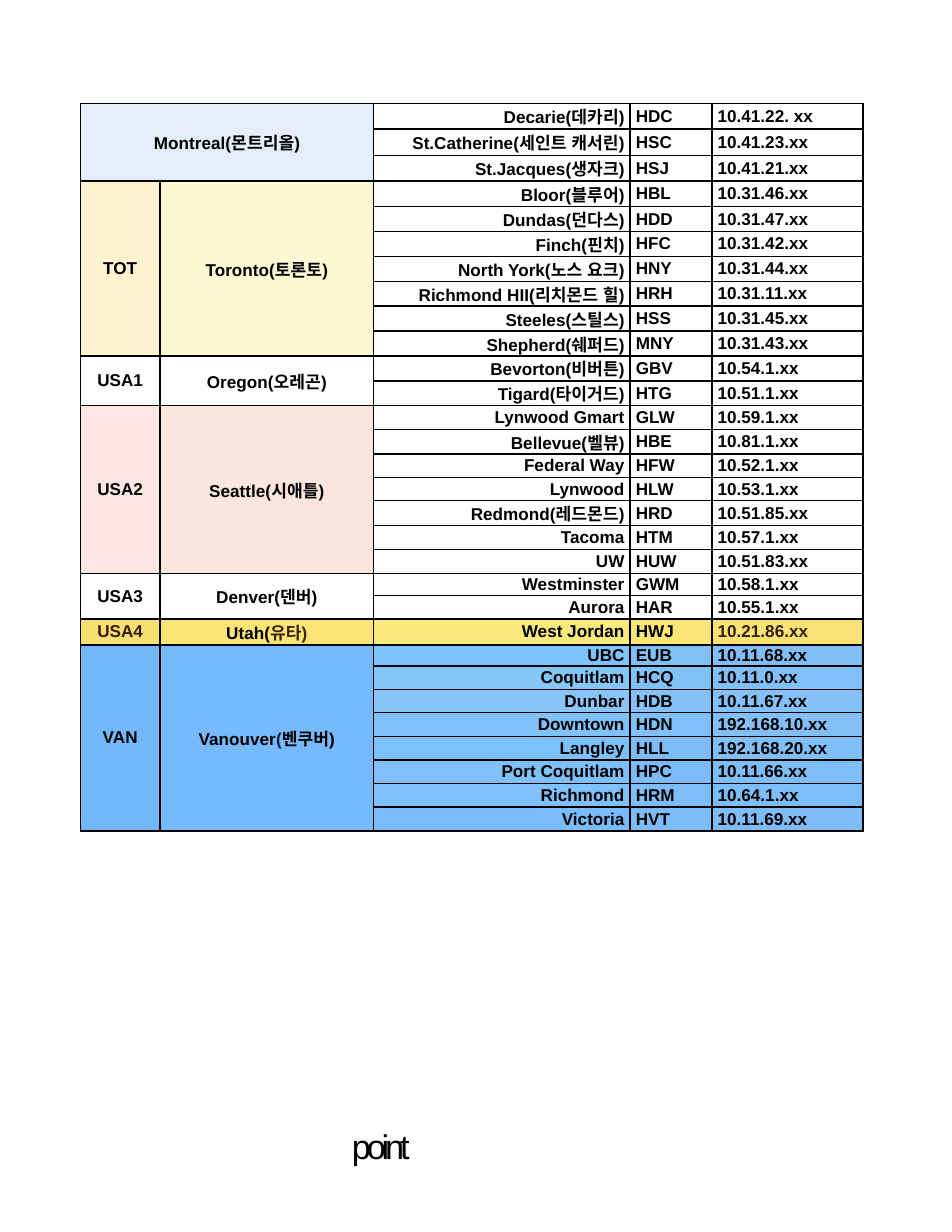
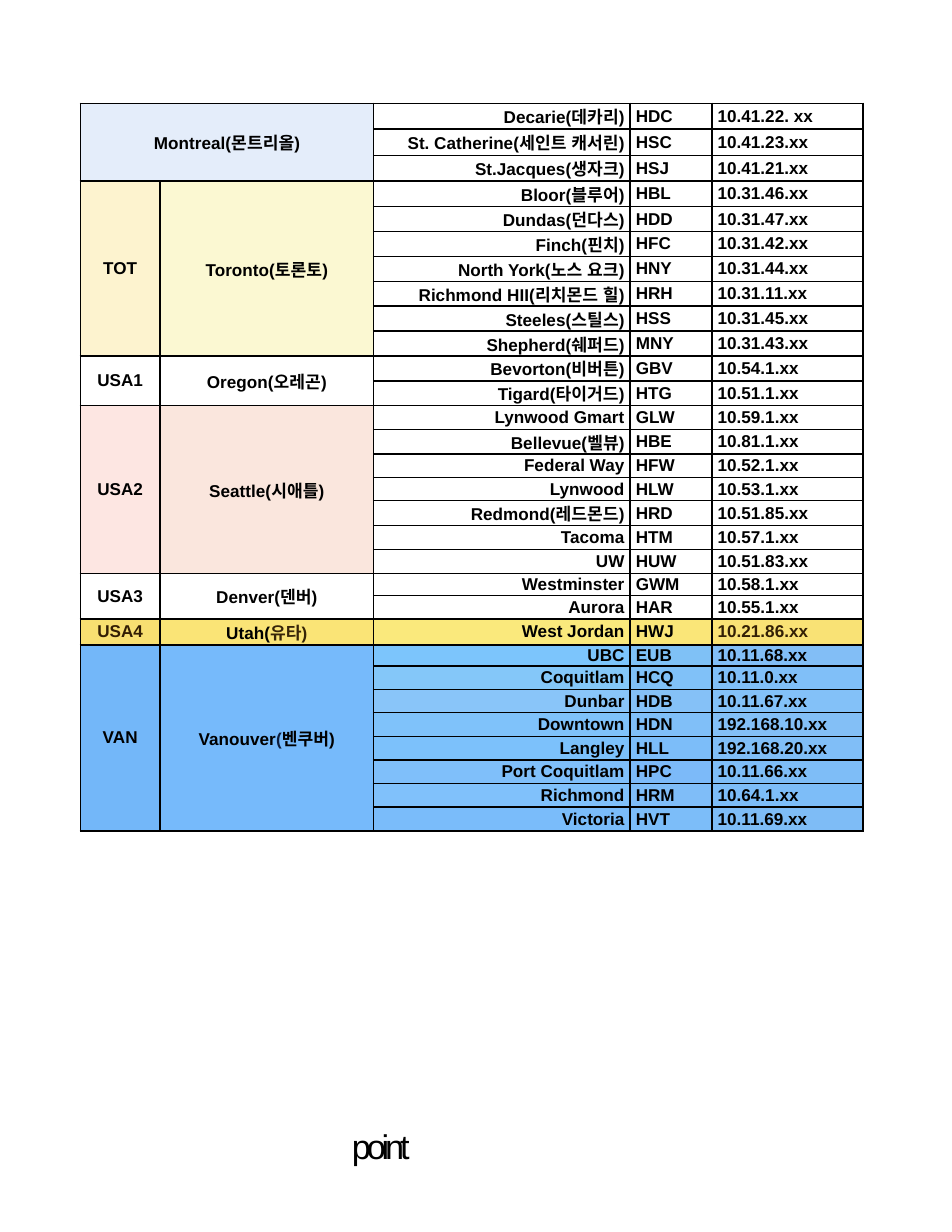
Before and after one commit to minsik-son/document-scanner, a slide deck: slide 1 of ios/Verification/office-layout/OfficeSampleTable.pptx. Drawn at 952x1232 pixels with LibreOffice and Linux fonts; fonts in the diff are those of the drawing. Boxes give left, top, right and bottom in pixels: in the first picture for what was removed or moved away, otherwise in the second. Text is boxed around its words. In the diff, an @@ line names an element or a change of style, - is before the commit and + after.

```diff
--- a/ios/Verification/office-layout/OfficeSampleTable.pptx
+++ b/ios/Verification/office-layout/OfficeSampleTable.pptx
@@ table at (81, 103, 864, 829) @@
-row 2, column 3: St.Catherine(세인트 캐서린)
+row 2, column 3: St. Catherine(세인트 캐서린)
```
Also in this commit, not shown: 23 other files.
